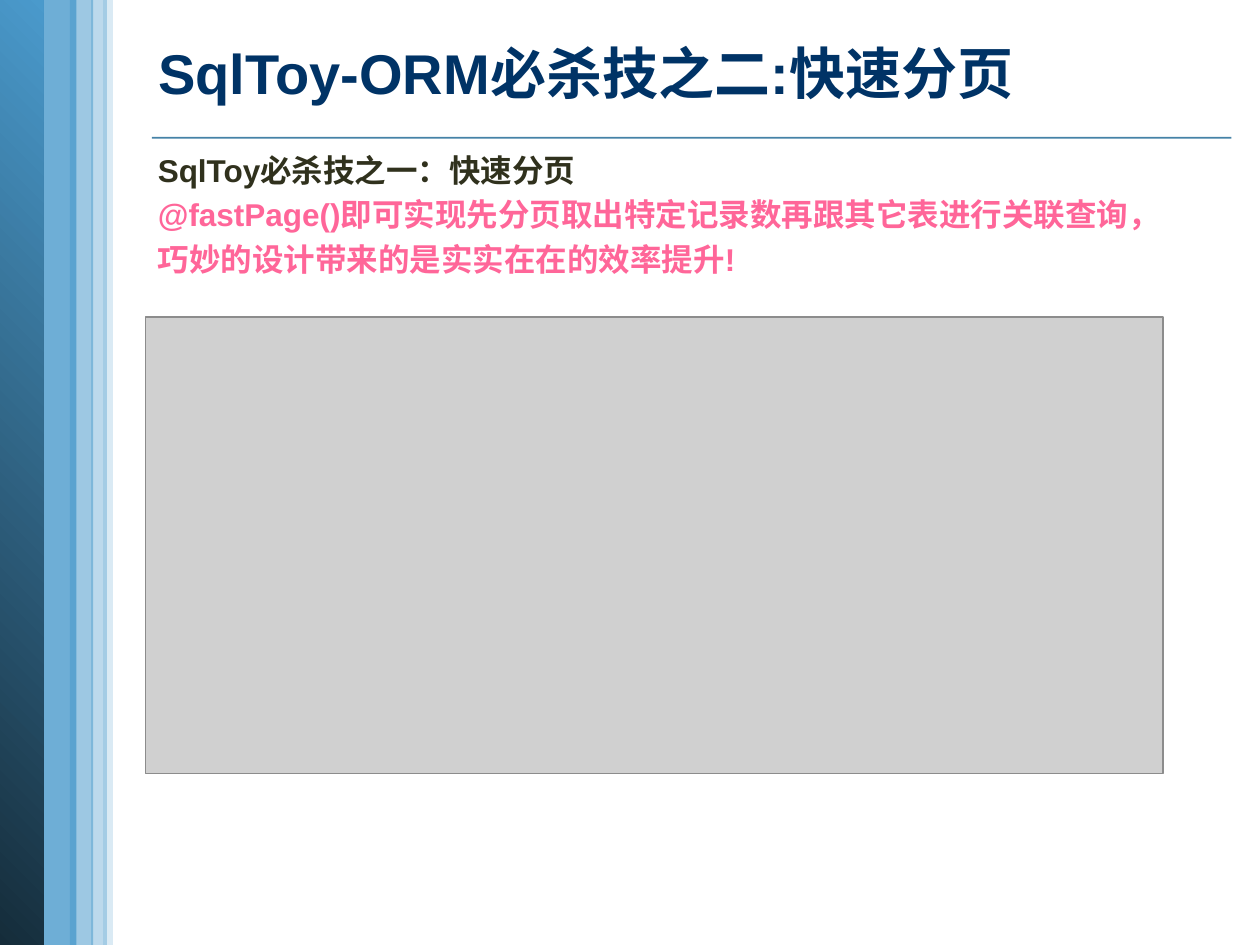
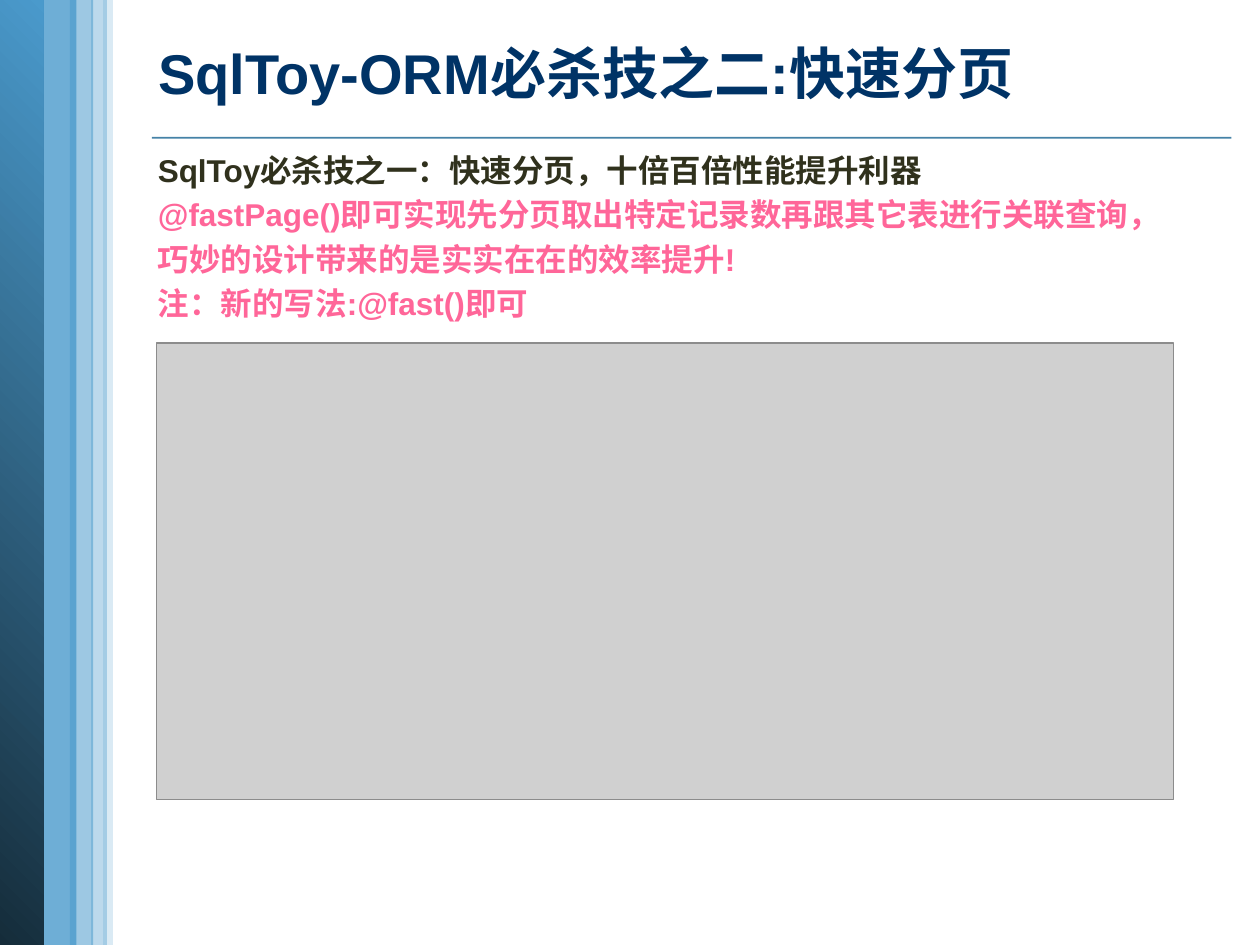
Before and after one commit to sagframe/sagacity-sqltoy, a slide deck: slide 11 of trunk/sagacity-sqltoy-4.2/docs/sqltoy特性介绍.pptx. Drawn at 1260x945 pixels with LibreOffice and Linux fonts; fonts in the diff are those of the drawing; grey boxes stand for pictures; background and template pictures are left out. Boxes give left, top, right and bottom in pixels: in the first picture for what was removed or moved away, otherwise in the second. Text is boxed around its words. In the diff, an @@ line names an element or a change of style, - is before the commit and + after.

Commit message:
更新快速分页的说明

```diff
--- a/trunk/sagacity-sqltoy-4.2/docs/sqltoy特性介绍.pptx
+++ b/trunk/sagacity-sqltoy-4.2/docs/sqltoy特性介绍.pptx
@@ text at box(158, 157, 922, 188): text changed @@
-SqlToy必杀技之一：快速分页
+SqlToy必杀技之一：快速分页，十倍百倍性能提升利器
@@ text at box(158, 288, 528, 322): paragraph added @@
+注：新的写法:@fast()即可
@@ picture: place and size @@
-picture at box(145, 318, 1163, 775)
+picture at box(156, 343, 1174, 800)
```
